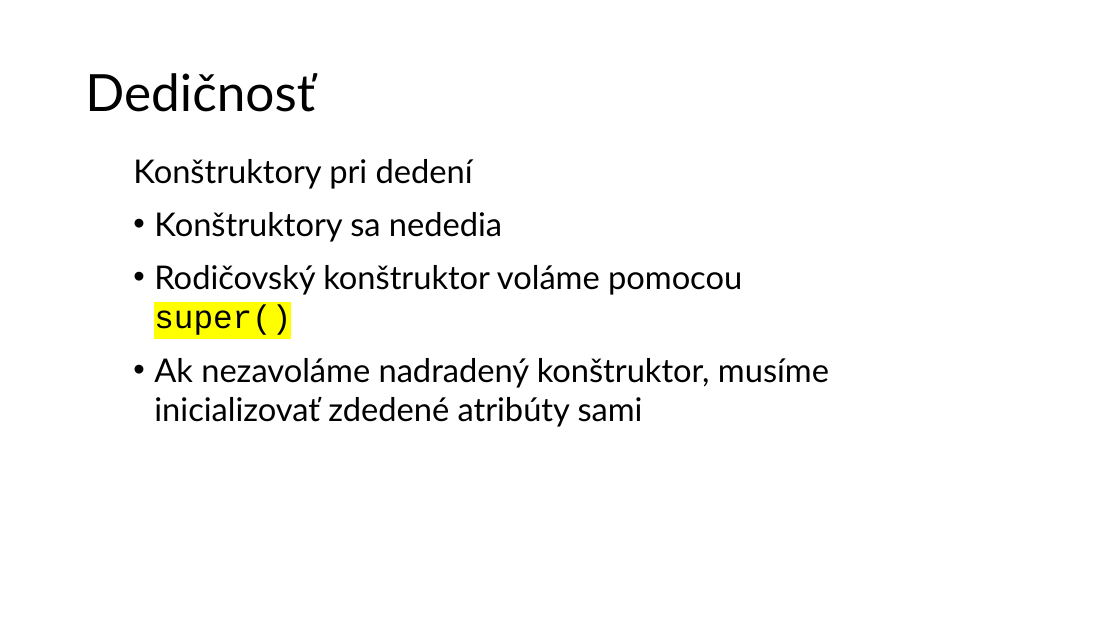
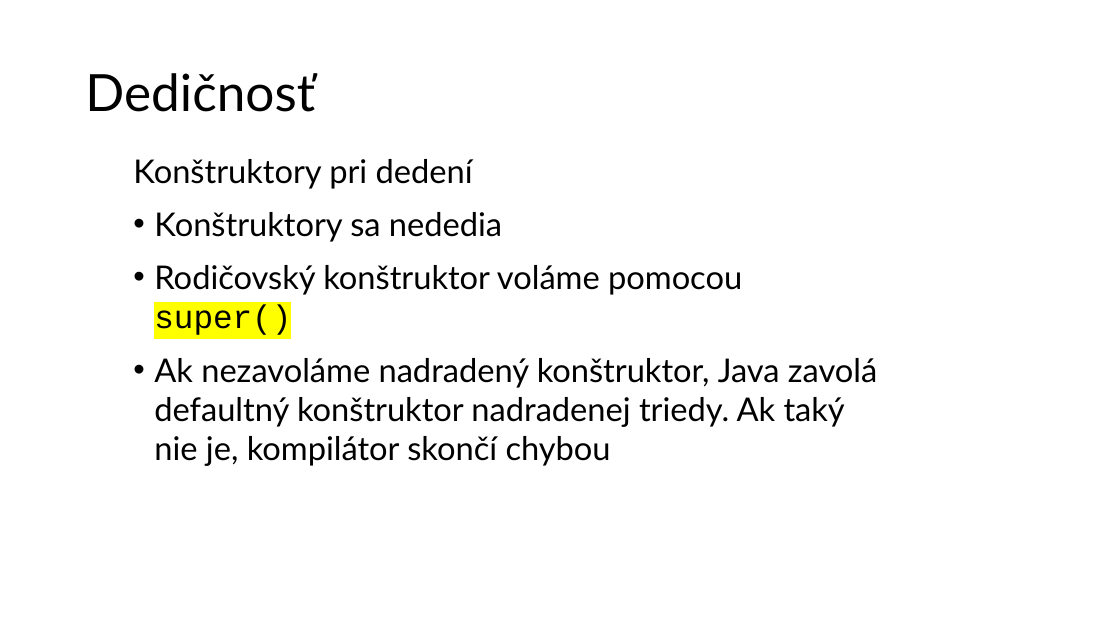
Before and after one commit to wagjo/oop, a slide deck: slide 10 of prezentacie/t11w.pptx. Drawn at 1120x630 pixels with LibreOffice and Linux fonts; fonts in the diff are those of the drawing. Boxes give left, top, right and bottom in pixels: in the first picture for what was removed or moved away, otherwise in the second. Text is boxed around its words. In the diff, an @@ line names an element or a change of style, - is before the commit and + after.

```diff
--- a/prezentacie/t11w.pptx
+++ b/prezentacie/t11w.pptx
@@ text at (154, 358, 877, 466): text changed @@
-• Ak nezavoláme nadradený konštruktor, musíme inicializovať zdedené atribúty sami
+• Ak nezavoláme nadradený konštruktor, Java zavolá defaultný konštruktor nadradenej triedy. Ak taký nie je, kompilátor skončí chybou
```
Also in this commit, not shown: 3 other files.
